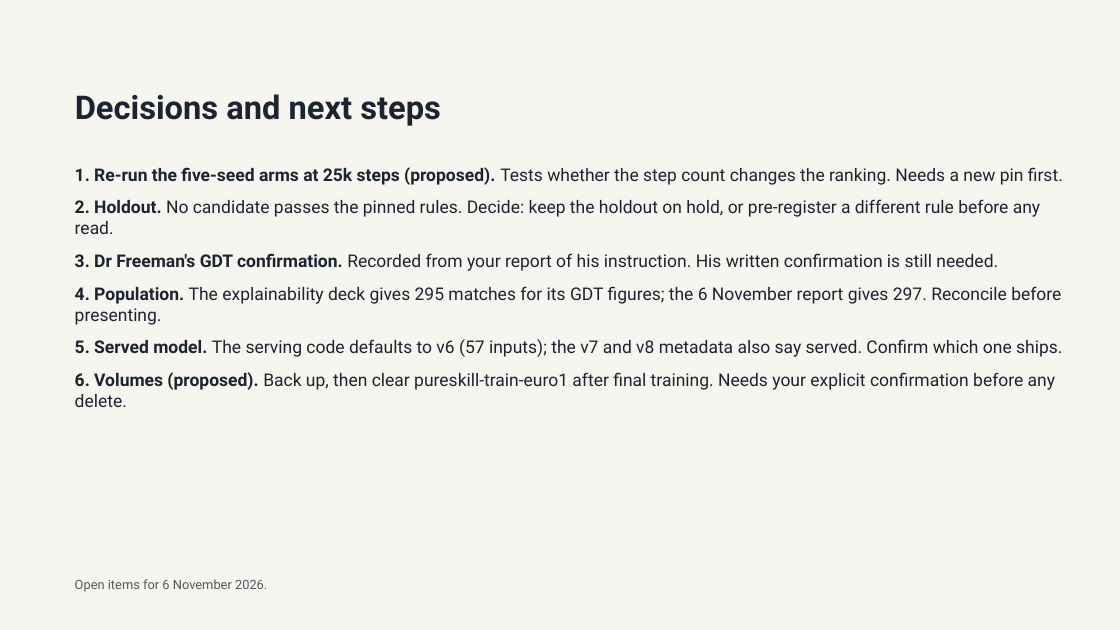
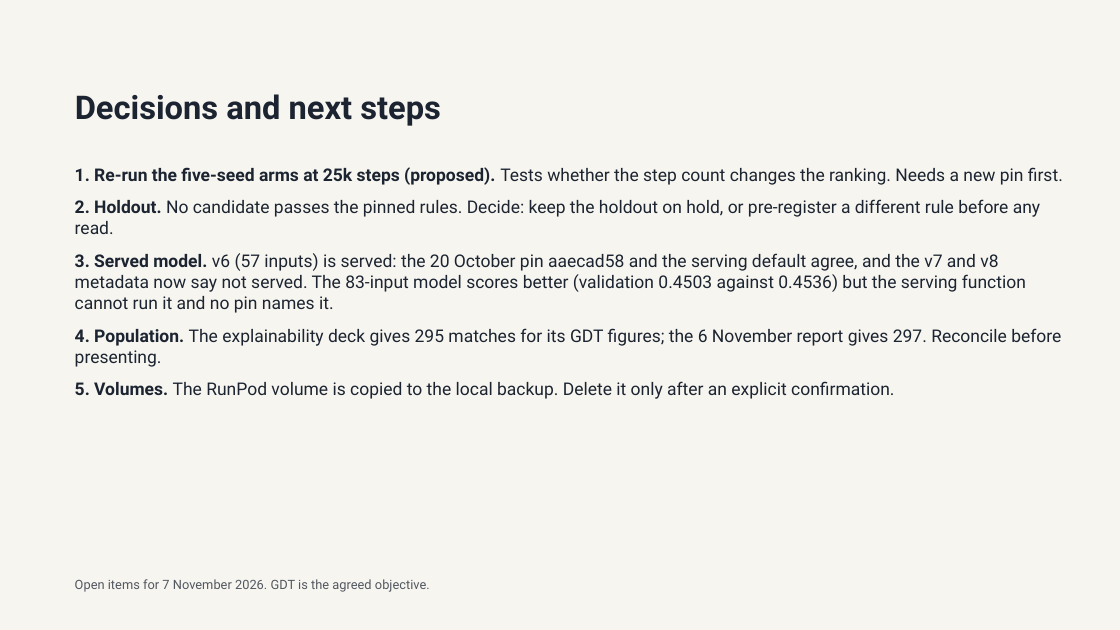
Before and after one commit to pureskillgg/counterstrike-win-probability, a slide deck: slide 13 of deliverables/deck_2026-11-06/CS2 Win-Probability Finished Models 6 Nov 2026.pptx. Drawn at 1120x630 pixels with LibreOffice and Linux fonts; fonts in the diff are those of the drawing. Boxes give left, top, right and bottom in pixels: in the first picture for what was removed or moved away, otherwise in the second. Text is boxed around its words. In the diff, an @@ line names an element or a change of style, - is before the commit and + after.

```diff
--- a/deliverables/deck_2026-11-06/CS2 Win-Probability Finished Models 6 Nov 2026.pptx
+++ b/deliverables/deck_2026-11-06/CS2 Win-Probability Finished Models 6 Nov 2026.pptx
@@ text at (75,253,1026,313): text changed @@
-3. Dr Freeman's GDT confirmation. Recorded from your report of his instruction. His written confirmation is still needed.
+3. Served model. v6 (57 inputs) is served: the 20 October pin aaecad58 and the serving default agree, and the v7 and v8 metadata now say not served. The 83-input model scores better (validation 0.4503 against 0.4536) but the serving function cannot run it and no pin names it.
@@ text at (75,381,894,399): text changed @@
-5. Served model. The serving code defaults to v6 (57 inputs); the v7 and v8 metadata also say served. Confirm which one ships.
-6. Volumes (proposed). Back up, then clear pureskill-train-euro1 after final training. Needs your explicit confirmation before any delete.
+5. Volumes. The RunPod volume is copied to the local backup. Delete it only after an explicit confirmation.
@@ text at (75,579,430,592): text changed @@
-Open items for 6 November 2026.
+Open items for 7 November 2026. GDT is the agreed objective.
```
Also in this commit, not shown: 1 other slide changed, 10 other files.
